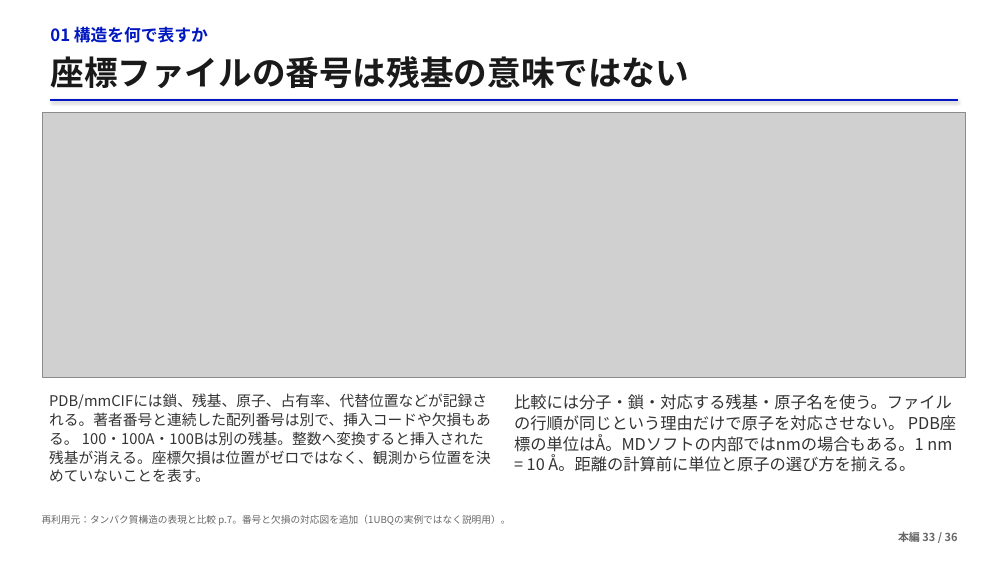
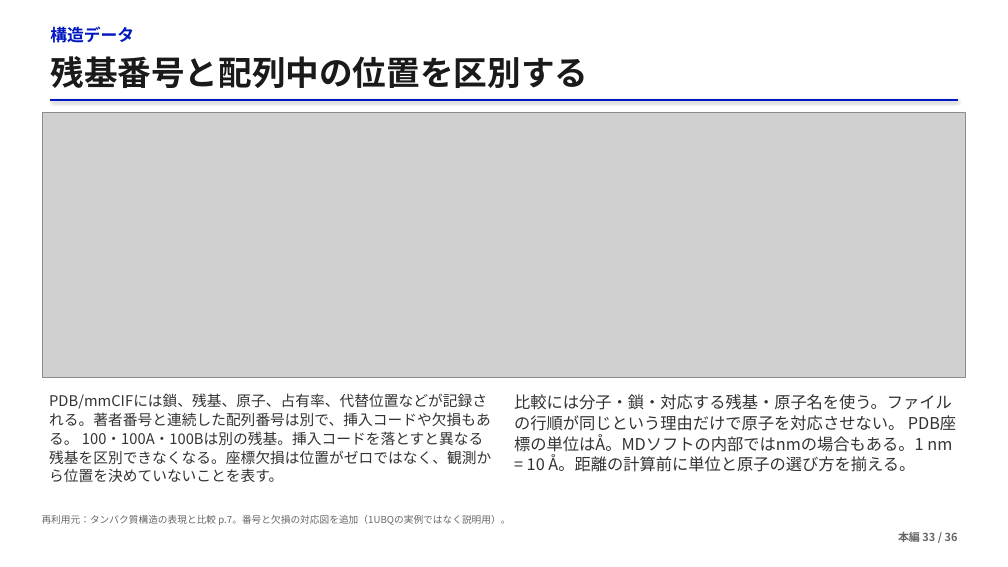
Before and after one commit to matsunagalab/lecture_bioinfo, a slide deck: slide 33 of 03_タンパク質構造の基礎/03_タンパク質構造の基礎.pptx. Drawn at 1008x567 pixels with LibreOffice and Linux fonts; fonts in the diff are those of the drawing; grey boxes stand for pictures. Boxes give left, top, right and bottom in pixels: in the first picture for what was removed or moved away, otherwise in the second. Text is boxed around its words. In the diff, an @@ line names an element or a change of style, - is before the commit and + after.

```diff
--- a/03_タンパク質構造の基礎/03_タンパク質構造の基礎.pptx
+++ b/03_タンパク質構造の基礎/03_タンパク質構造の基礎.pptx
@@ text at (50,26,134,43): text changed @@
-01 構造を何で表すか
+構造データ
@@ text at (50,56,588,88): text changed @@
-座標ファイルの番号は残基の意味ではない
+残基番号と配列中の位置を区別する
@@ text at (49,393,491,482): text changed @@
-PDB/mmCIFには鎖、残基、原子、占有率、代替位置などが記録される。著者番号と連続した配列番号は別で、挿入コードや欠損もある。 100・100A・100Bは別の残基。整数へ変換すると挿入された残基が消える。座標欠損は位置がゼロではなく、観測から位置を決めていないことを表す。
+PDB/mmCIFには鎖、残基、原子、占有率、代替位置などが記録される。著者番号と連続した配列番号は別で、挿入コードや欠損もある。 100・100A・100Bは別の残基。挿入コードを落とすと異なる残基を区別できなくなる。座標欠損は位置がゼロではなく、観測から位置を決めていないことを表す。
```
Also in this commit, not shown: 23 other slides changed, 2 other files.
